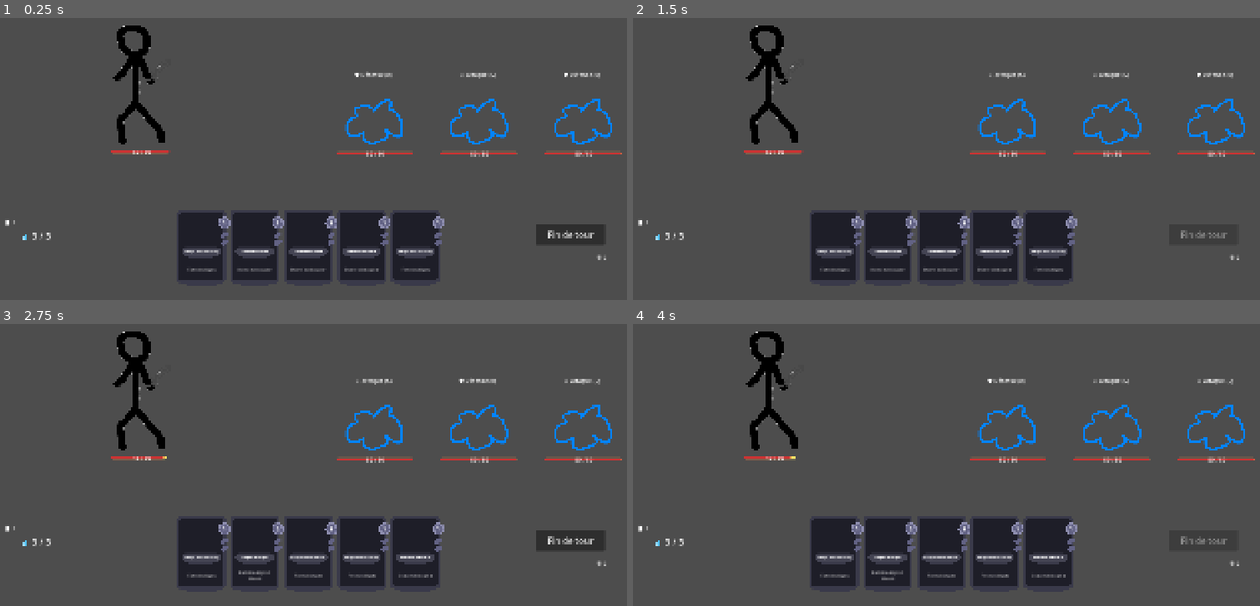
Above: before the commit, frames 1-4 (two rows, left to right).
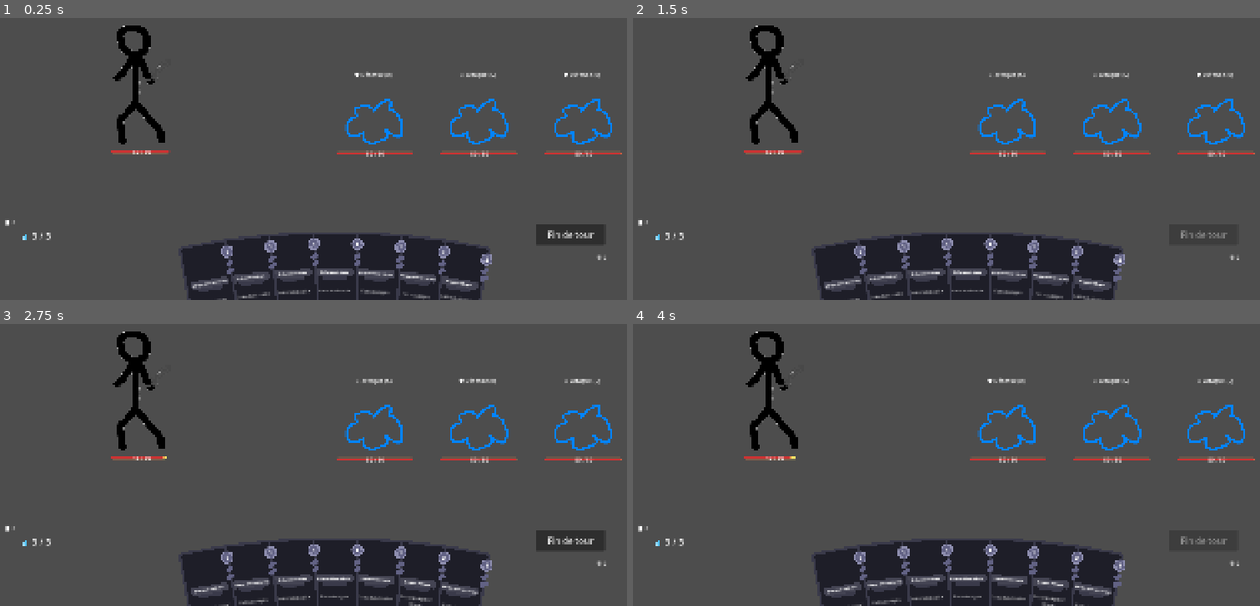
Above: after the commit, the same moments.

Repository: Elehos/jeu_de_bouboules
Game: Godot game, scene res://scenes/combat/combat.tscn
Two runs of this game, one before a commit and one after it. Both use one fixed random seed, a clock stepped at 60 frames per second and the inputs below.
Inputs (mouse positions are in pixels of both pictures, inside the frame that each line leads up to):
- Up to frame 1 (0.25 s): no input
- Up to frame 2 (1.5 s): click "Fin de tour" at 0.5 s; tap Enter at 1.25 s; drag from (770, 80) to (1009, 119) at 1.27 s
- Up to frame 3 (2.75 s): drag from (376, 425) to (137, 386) at 2.02 s
- Up to frame 4 (4 s): click "Fin de tour" at 2.75 s; move the mouse to (1109, 428) at 3.52 s; click (1109, 428) at 3.67 s

The runs differ from the first frame. In frame 1, 10% of the frame differs, in the area x 28-79%, y 69-100%; in frame 2, 10%; in frame 3, 10%; in frame 4, 10%.

Commit message:
ajout éventail main + animation

Diff:
--- a/project.godot
+++ b/project.godot
@@ -24,6 +24,7 @@
 
 window/size/viewport_width=1920
 window/size/viewport_height=1080
+window/size/mode=2
 window/stretch/mode="canvas_items"
 
 [input]
--- a/scenes/combat/combat.tscn
+++ b/scenes/combat/combat.tscn
@@ -86,21 +86,26 @@
 
 [node name="UI" type="CanvasLayer" parent="." unique_id=1345790589]
 
-[node name="Cardzone" type="HBoxContainer" parent="UI" unique_id=312678830]
+[node name="Cardzone" type="Control" parent="UI" unique_id=1204767064]
+layout_mode = 3
 anchors_preset = 7
 anchor_left = 0.5
 anchor_top = 1.0
 anchor_right = 0.5
 anchor_bottom = 1.0
 offset_left = -20.0
-offset_top = -95.94501
+offset_top = -214.67499
 offset_right = 20.0
-offset_bottom = -55.944702
+offset_bottom = -174.67474
 grow_horizontal = 2
 grow_vertical = 0
 script = ExtResource("5_4a6i5")
 card_scene = ExtResource("8_gwckk")
 deck_data = Array[ExtResource("7_3dmww")]([ExtResource("6_ijgaf"), ExtResource("6_ijgaf"), ExtResource("9_gwckk"), ExtResource("9_gwckk"), ExtResource("10_mrrmw"), ExtResource("6_ijgaf"), ExtResource("9_gwckk")])
+cards_per_turn = 7
+card_spacing = 115.0
+max_angle = 10.0
+arc_height = 30.0
 
 [node name="EndTurnButton" type="Button" parent="UI" unique_id=273793230]
 offset_left = 1614.0
--- a/script/cards/Card.gd
+++ b/script/cards/Card.gd
@@ -12,11 +12,17 @@
 var drag_start_mouse: Vector2
 var drag_start_position: Vector2
 var drag_start_local_position: Vector2
-
+var base_z_index: int = 0
 @export var hover_scale: float = 1.15
 
 const DRAG_THRESHOLD: float = 200.0
 var interactive: bool = true
+
+# Pour stocker la rotation de base
+var base_rotation_degrees: float = 0.0
+var base_position: Vector2 = Vector2.ZERO
+@export var hover_lift: float = 60.0  # ajuste selon ce qui te plaît visuellement
+var hover_target_y: float = 0.0
 
 enum CardState { IDLE, DRAGGING, AWAITING_TARGET, PLAYED }
 var state: CardState = CardState.IDLE
@@ -48,17 +54,22 @@
 		_update_affordability()
 
 # --- Grossissement / rétrécissement ---
-func _grow() -> void:
-	pivot_offset = Vector2(size.x / 2, size.y)
+func _grow(lift_position: bool = true) -> void:
 	z_index = 1
 	var tween: Tween = create_tween()
+	tween.set_parallel(true)
 	tween.tween_property(self, "scale", Vector2(hover_scale, hover_scale), 0.15)
+	tween.tween_property(self, "rotation_degrees", 0.0, 0.15)
+	if lift_position:
+		tween.tween_property(self, "position:y", hover_target_y, 0.06)
 
 func _shrink() -> void:
-	pivot_offset = Vector2(size.x / 2, size.y)
 	var tween: Tween = create_tween()
+	tween.set_parallel(true)
 	tween.tween_property(self, "scale", Vector2.ONE, 0.15)
-	tween.tween_callback(func(): z_index = 0)
+	tween.tween_property(self, "rotation_degrees", base_rotation_degrees, 0.15)
+	tween.tween_property(self, "position:y", base_position.y, 0.15)
+	tween.chain().tween_callback(func(): z_index = base_z_index)
 
 func _on_mouse_entered() -> void:
 	if interactive and state == CardState.IDLE:
@@ -129,7 +140,7 @@
 	if event is InputEventMouseButton:
 		if event.pressed and event.button_index == MOUSE_BUTTON_LEFT:
 			state = CardState.DRAGGING
-			_grow()
+			_grow(false)
 			dragging = true
 
 			if card_data.requires_target:
@@ -174,7 +185,6 @@
 func _return_to_hand() -> void:
 	top_level = false
 	position = drag_start_local_position
-	get_parent().queue_sort()
 
 func _find_target_under_mouse() -> Character:
 	var space_state := get_viewport().get_world_2d().direct_space_state
@@ -195,6 +205,8 @@
 	return delta.y < -DRAG_THRESHOLD
 
 func _update_affordability() -> void:
+	if not interactive or not card_data:
+		return
 	if not interactive:
 		return
 	if state == CardState.AWAITING_TARGET or state == CardState.PLAYED:
--- a/script/cards/Hand.gd
+++ b/script/cards/Hand.gd
@@ -1,20 +1,37 @@
-extends HBoxContainer
+extends Control
 class_name Hand
 
-@export var card_scene: PackedScene  # on y glissera Card.tscn depuis l'Inspecteur
-@export var starting_cards: Array[CardData] = []  # tes CardData de test, à remplir dans l'Inspecteur
-@export var deck_data: Array[CardData] = []  # ton deck complet, assigné dans l'Inspecteur
-@export var cards_per_turn: int = 5 # nombre de cartes tirées par tour
+@export var card_scene: PackedScene
+@export var deck_data: Array[CardData] = []
+@export var cards_per_turn: int = 5
+@export var hover_lift: float = 60.0
+
+# Réglages de l'éventail
+@export var card_spacing: float = 110.0      # distance horizontale entre cartes
+@export var max_angle: float = 25.0          # angle max (en degrés) sur les cartes des extrémités
+@export var arc_height: float = 40.0         # hauteur de la courbe (plus haut au centre ou sur les bords)
+
+var cards: Array[Card] = []
 
 func _ready() -> void:
 	CombatEvents.player_turn_started.connect(new_turn)
+	CombatEvents.card_played.connect(_on_card_played)
 	DeckManager.setup_deck(deck_data)
 
 func add_card(data: CardData) -> void:
 	var card_instance = card_scene.instantiate()
-	card_instance.card_data = data
+	card_instance.card_data = data     # ← déplacé avant
 	add_child(card_instance)
 	card_instance.update_display()
+	cards.append(card_instance)
+	_update_hand_layout()
+
+func discard_hand() -> void:
+	for card_instance in cards:
+		if is_instance_valid(card_instance) and card_instance.get_parent() == self:
+			DeckManager.discard_card(card_instance.card_data)
+			card_instance.queue_free()
+	cards.clear()
 
 func draw_hand() -> void:
 	for i in range(cards_per_turn):
@@ -22,11 +39,47 @@
 		if data:
 			add_card(data)
 
-func discard_hand() -> void:
-	for card_instance in get_children():
-		DeckManager.discard_card(card_instance.card_data)
-		card_instance.queue_free()
-
 func new_turn() -> void:
 	discard_hand()
 	draw_hand()
+
+func _update_hand_layout() -> void:
+	cards = cards.filter(func(c): return is_instance_valid(c) and c.get_parent() == self)
+	var count: int = cards.size()
+	if count == 0:
+		return
+
+	var center_index: float = (count - 1) / 2.0
+	var hover_target_y: float = size.y / 2 - hover_lift
+
+	for i in range(count):
+		var card: Card = cards[i]
+		card.base_z_index = -i
+		card.z_index = -i
+		var offset_from_center: float = i - center_index
+
+		# Position horizontale : centrée, espacée régulièrement
+		var x: float = offset_from_center * card_spacing
+
+		# Courbe : les cartes sur les bords remontent légèrement (parabole)
+		var normalized: float = offset_from_center / max(center_index, 1.0)
+		var y: float = arc_height * pow(normalized, 2)
+
+		# Rotation : plus on s'éloigne du centre, plus l'angle est prononcé
+		var rotation_deg: float = normalized * max_angle
+		card.pivot_offset = Vector2(card.size.x / 2, card.size.y)
+
+		var target_pos: Vector2 = Vector2(x, y) + size / 2  # centré dans CardZone
+
+		var tween: Tween = create_tween()
+		tween.set_parallel(true)
+		card.base_position = target_pos
+		card.base_rotation_degrees = rotation_deg
+		tween.tween_property(card, "position", target_pos, 0.2)
+		tween.tween_property(card, "rotation_degrees", rotation_deg, 0.2)
+
+func _on_card_played(_card_data: CardData, _target: Character) -> void:
+	# On retire la carte jouée après un court délai (le temps de son animation)
+	await get_tree().create_timer(0.1).timeout
+	cards = cards.filter(func(c): return is_instance_valid(c))
+	_update_hand_layout()
